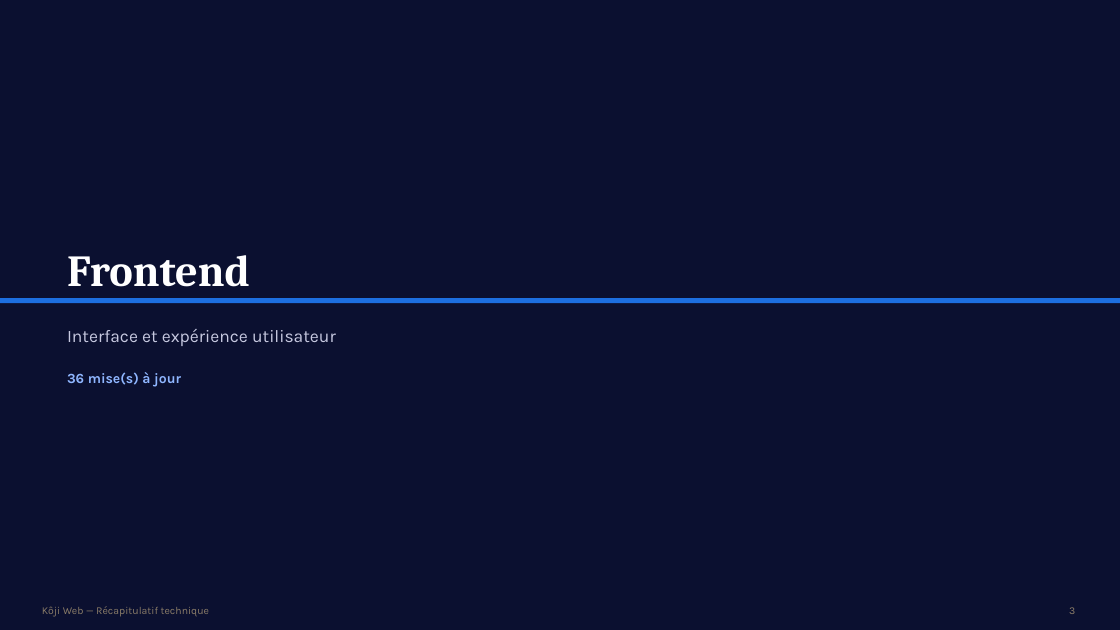
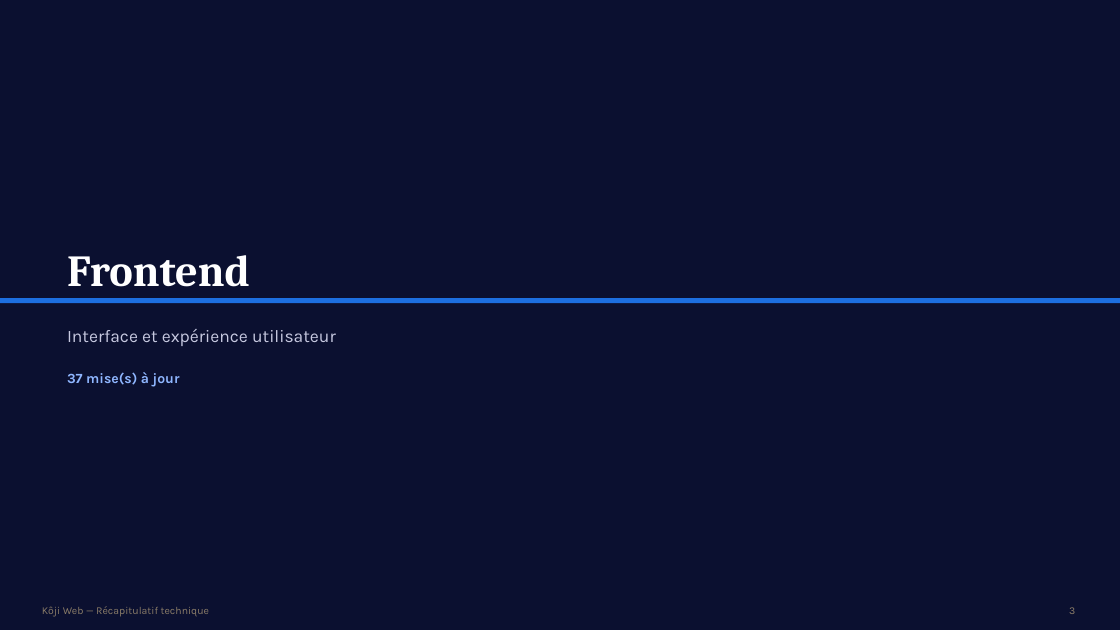
Before and after one commit to bouhouchimira-prog/web-app-Koji, a slide deck: slide 3 of docs/manager-recap/Recap-Koji-Manager.pptx. Drawn at 1120x630 pixels with LibreOffice and Linux fonts; fonts in the diff are those of the drawing. Boxes give left, top, right and bottom in pixels: in the first picture for what was removed or moved away, otherwise in the second. Text is boxed around its words. In the diff, an @@ line names an element or a change of style, - is before the commit and + after.

```diff
--- a/docs/manager-recap/Recap-Koji-Manager.pptx
+++ b/docs/manager-recap/Recap-Koji-Manager.pptx
@@ text at (67,372,180,387): text changed @@
-36 mise(s) à jour
+37 mise(s) à jour
```
Also in this commit, not shown: 2 other slides changed, 2 other files.
